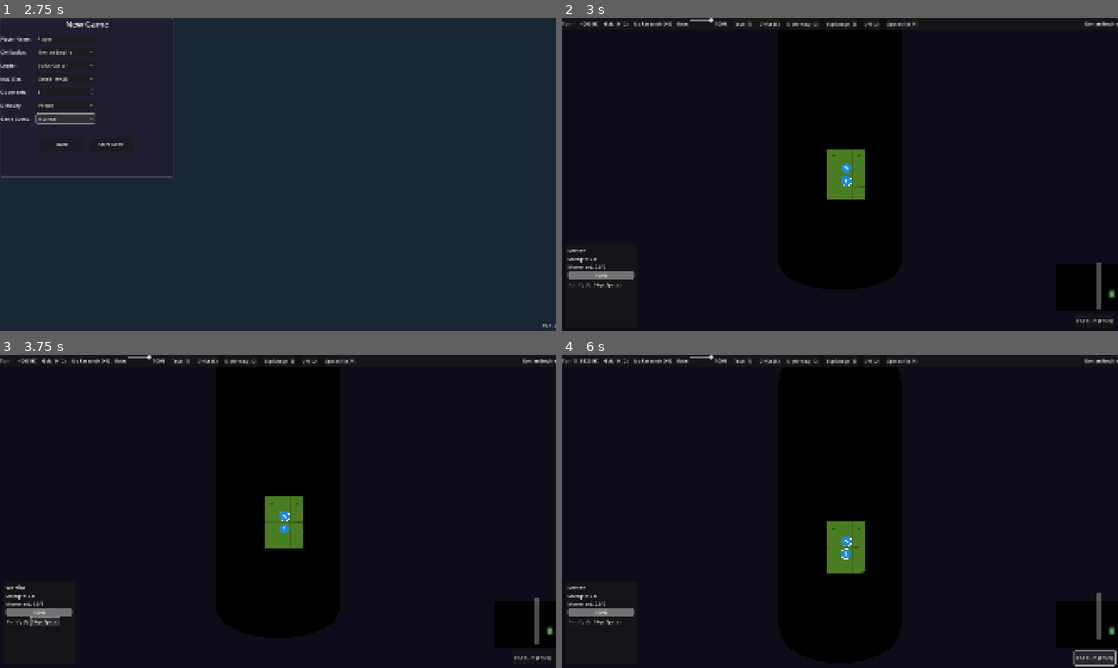
Above: before the commit, frames 1-4 (two rows, left to right).
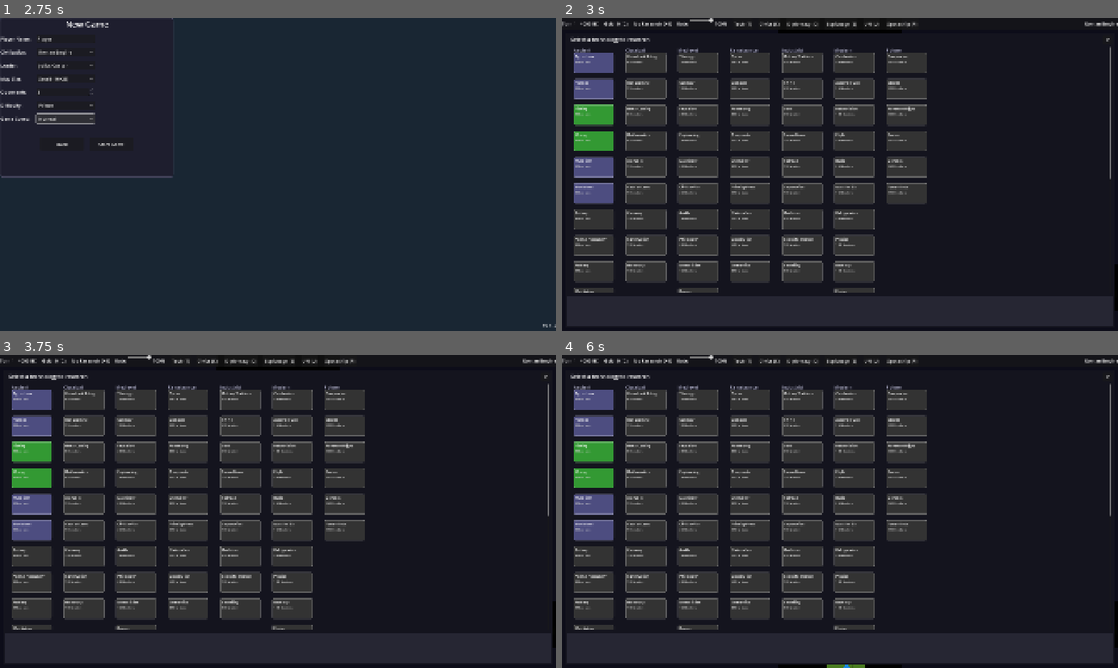
Above: after the commit, the same moments.

Repository: mammaspappa/KULTURIV
Game: Godot game, scene res://scenes/main/main_menu.tscn
The game is run twice, just before and just after one commit, with the same random seed, the same clock (stepped at 60 frames per second) and the same inputs.
Inputs:
- Up to frame 1 (2.75 s): click "New Game" at 0.5 s; click "Normal" at 1.25 s; click "Normal" at 2 s
- Up to frame 2 (3 s): click "Start Game" at 2.75 s
- Up to frame 3 (3.75 s): click "Skip (Space)" at 3.5 s
- Up to frame 4 (6 s): click "Skip (Space)" at 4.25 s; click "End Turn (Enter)" at 5 s; click "End Turn (Enter)" at 5.75 s

Frame 1 is identical in both runs. In frame 2, 49% of the frame differs, in the area x 0-100%, y 4-99%; in frame 3, 49%; in frame 4, 50%, in the area x 0-100%, y 1-100%.

Commit message:
Add resource visibility, mine on resources, auto-open tech tree
- Resources now hidden until player discovers revealing tech (Bronze
  Working for copper, Iron Working for iron, Animal Husbandry for
  horses, etc.)
- Workers can build mines on any terrain with visible mineable resources
  (iron, copper, gems, silver, gold, coal, uranium)
- Tech tree automatically opens at turn start if human player has no
  research selected
- Updated PROJECT_PLAN.md to reflect Phase 19 completion and new features

Co-Authored-By: Claude Opus 4.5 <noreply@anthropic.com>

Diff:
--- a/scripts/autoload/turn_manager.gd
+++ b/scripts/autoload/turn_manager.gd
@@ -85,6 +85,10 @@
 
 	# Emit turn_started AFTER movement is refreshed so UI updates correctly
 	EventBus.turn_started.emit(current_turn, player)
+
+	# If human player has no research, open tech tree
+	if player.is_human and player.current_research == "":
+		EventBus.show_tech_tree.emit()
 
 	# If AI, execute AI turn
 	if not player.is_human:
--- a/scripts/map/game_tile.gd
+++ b/scripts/map/game_tile.gd
@@ -91,6 +91,11 @@
 	if resource_id == "":
 		return
 
+	# Check if resource is revealed to human player
+	var human_player = GameManager.human_player
+	if human_player != null and not is_resource_visible_to_player(human_player):
+		return
+
 	var resource = DataManager.get_resource(resource_id)
 	if resource.is_empty():
 		return
@@ -247,7 +252,7 @@
 	return bonus
 
 # Yield calculations
-func get_yields() -> Dictionary:
+func get_yields(for_player = null) -> Dictionary:
 	var yields = DataManager.get_terrain_yields(terrain_id).duplicate()
 
 	# Add feature yields
@@ -256,11 +261,17 @@
 		for key in feature_yields:
 			yields[key] = yields.get(key, 0) + feature_yields[key]
 
-	# Add resource yields (only if improved)
+	# Add resource yields (only if improved AND visible to player)
 	if resource_id != "" and _is_resource_improved():
-		var resource_yields = DataManager.get_resource_yields(resource_id)
-		for key in resource_yields:
-			yields[key] = yields.get(key, 0) + resource_yields[key]
+		var resource_visible = true
+		if for_player != null:
+			resource_visible = is_resource_visible_to_player(for_player)
+		elif tile_owner != null:
+			resource_visible = is_resource_visible_to_player(tile_owner)
+		if resource_visible:
+			var resource_yields = DataManager.get_resource_yields(resource_id)
+			for key in resource_yields:
+				yields[key] = yields.get(key, 0) + resource_yields[key]
 
 	# Add improvement yields
 	if improvement_id != "":
@@ -300,26 +311,49 @@
 func is_explored_by(player_id: int) -> bool:
 	return get_visibility_for_player(player_id) != VisibilityState.UNEXPLORED
 
+## Check if the resource on this tile is visible to a player (has required tech)
+func is_resource_visible_to_player(player) -> bool:
+	if resource_id == "":
+		return false
+	var resource = DataManager.get_resource(resource_id)
+	if resource.is_empty():
+		return false
+	var revealed_by = resource.get("revealed_by", "")
+	if revealed_by == "":
+		return true  # No tech required, always visible
+	return player.has_tech(revealed_by)
+
 # Improvement building
 func can_build_improvement(improvement_type: String, builder_owner) -> bool:
 	var improvement = DataManager.get_improvement(improvement_type)
 	if improvement.is_empty():
 		return false
 
-	# Check if terrain is valid
-	var valid_terrains = improvement.get("valid_terrains", [])
-	if not valid_terrains.is_empty() and terrain_id not in valid_terrains:
-		return false
-
 	# Check tech requirement
 	var required_tech = improvement.get("required_tech", "")
 	if required_tech != "" and not builder_owner.has_tech(required_tech):
+		return false
+
+	# Check if terrain is valid
+	var valid_terrains = improvement.get("valid_terrains", [])
+	var terrain_valid = valid_terrains.is_empty() or terrain_id in valid_terrains
+
+	# Special case: mines can be built on any terrain with mineable resources
+	if improvement_type == "mine" and not terrain_valid:
+		var mineable_resources = ["iron", "copper", "gems", "silver", "gold_resource", "coal", "uranium"]
+		if resource_id in mineable_resources and is_resource_visible_to_player(builder_owner):
+			terrain_valid = true
+
+	if not terrain_valid:
 		return false
 
 	# Check resource requirement
 	var required_resources = improvement.get("requires_resource", [])
 	if not required_resources.is_empty():
 		if resource_id == "" or resource_id not in required_resources:
+			return false
+		# Also check if resource is visible to builder
+		if not is_resource_visible_to_player(builder_owner):
 			return false
 
 	# Check if requires existing improvement
Not shown, changed: PROJECT_PLAN.md
